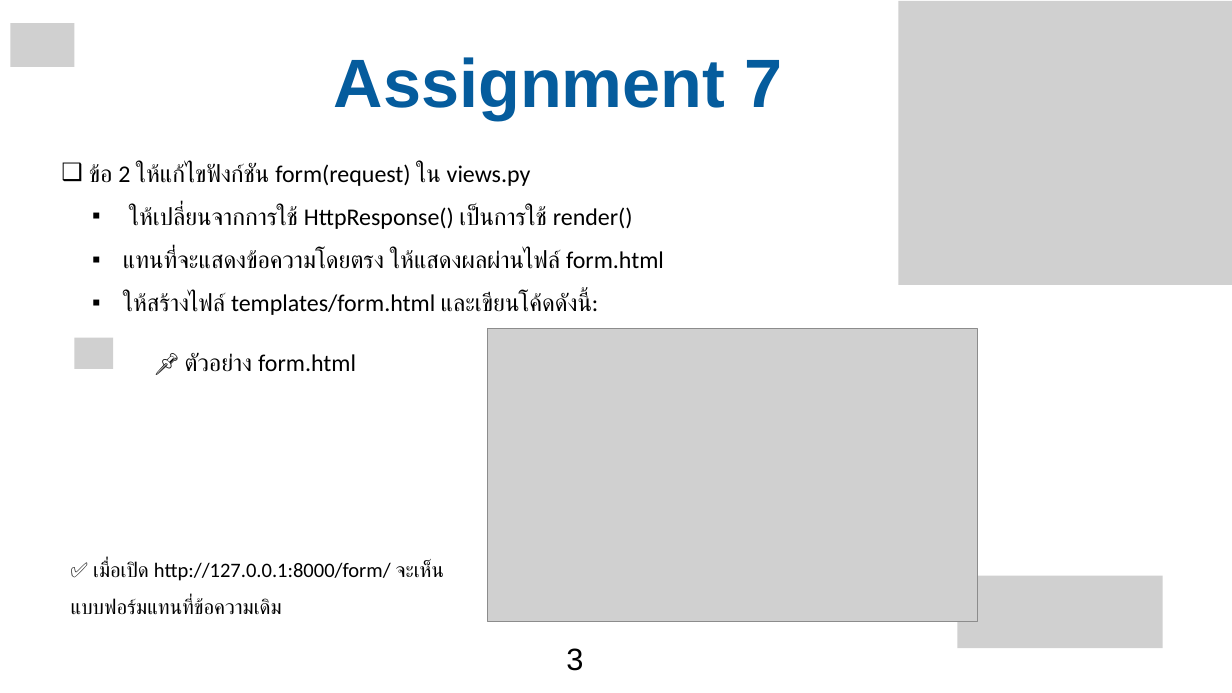
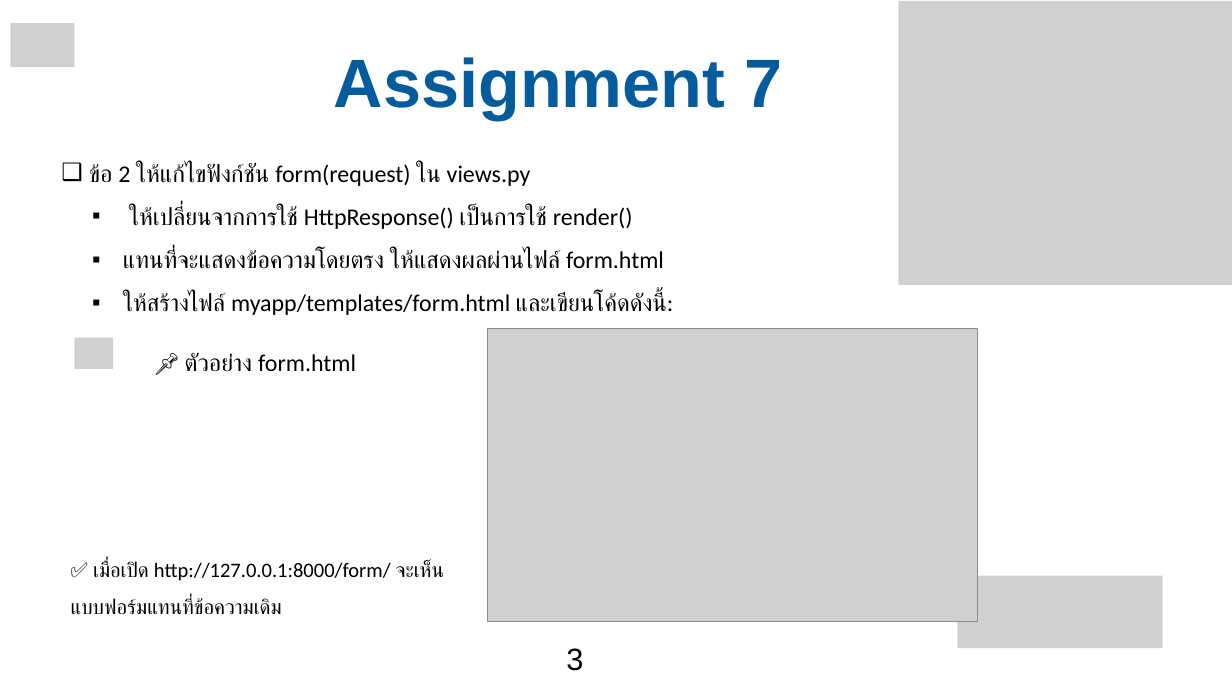
Before and after one commit to ThePopPy/Class-ICT, a slide deck: slide 3 of ICT12367/สป.7/Assignment 7.pptx. Drawn at 1232x693 pixels with LibreOffice and Linux fonts; fonts in the diff are those of the drawing; grey boxes stand for pictures. Boxes give left, top, right and bottom in pixels: in the first picture for what was removed or moved away, otherwise in the second. Text is boxed around its words. In the diff, an @@ line names an element or a change of style, - is before the commit and + after.

```diff
--- a/ICT12367/สป.7/Assignment 7.pptx
+++ b/ICT12367/สป.7/Assignment 7.pptx
@@ text at (x1=123, y1=292, x2=664, y2=315): text changed @@
-  ▪ ให้สร้างไฟล์ templates/form.html และเขียนโค้ดดังนี้:
+  ▪ ให้สร้างไฟล์ myapp/templates/form.html และเขียนโค้ดดังนี้:
```
Also in this commit, not shown: 18 other files.
